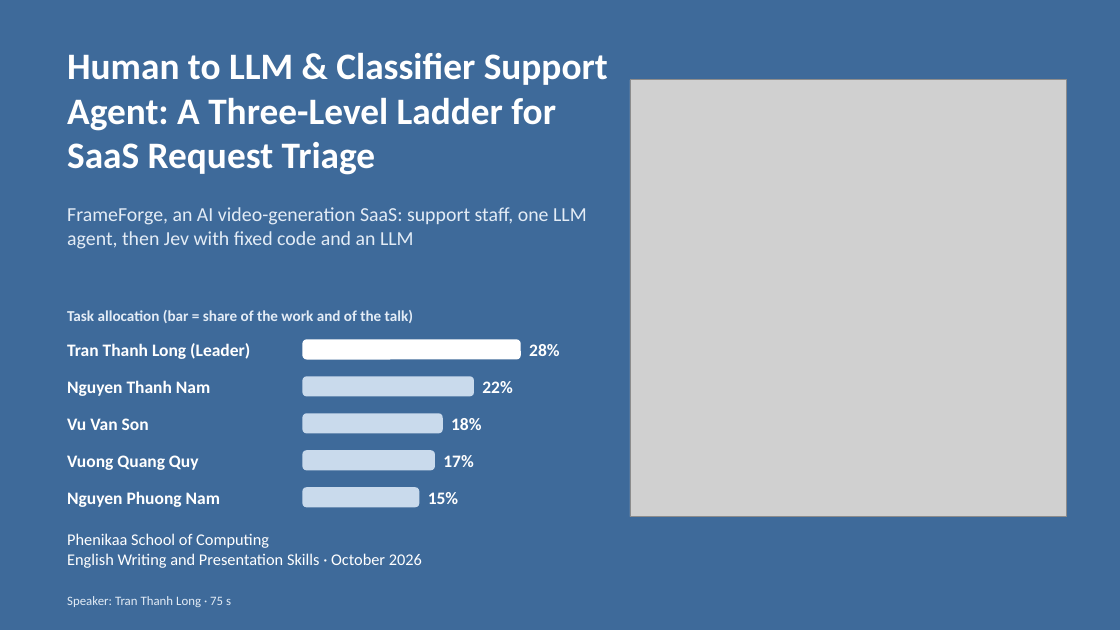
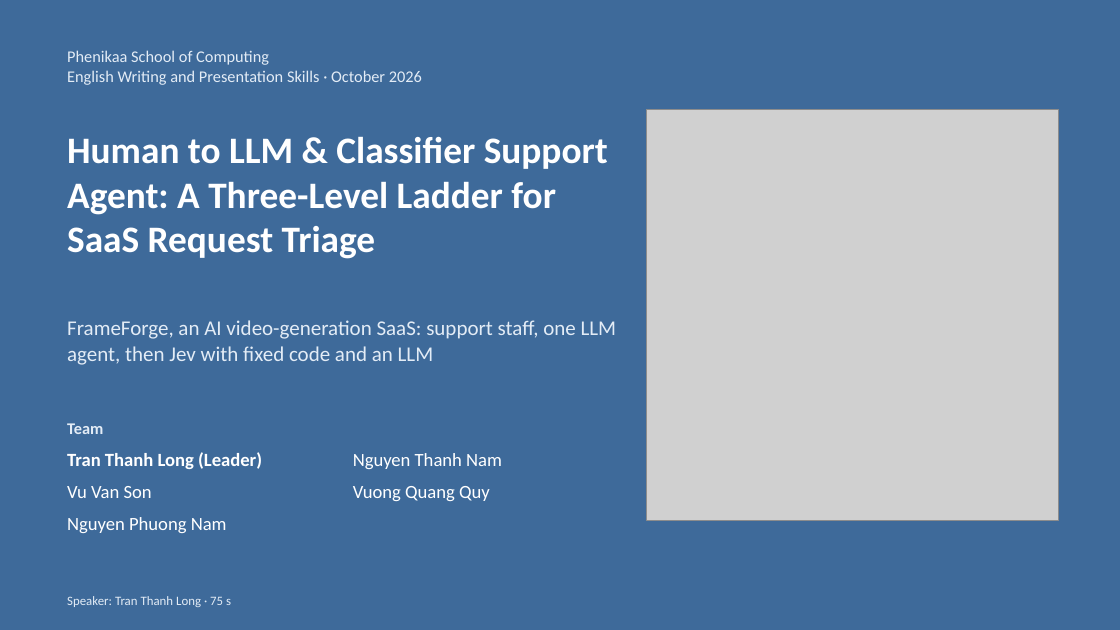
Before and after one commit to neilonthesky/english-presentation, a slide deck: slide 1 of slides/deck.pptx. Drawn at 1120x630 pixels with LibreOffice and Linux fonts; fonts in the diff are those of the drawing; grey boxes stand for pictures. Boxes give left, top, right and bottom in pixels: in the first picture for what was removed or moved away, otherwise in the second. Text is boxed around its words. In the diff, an @@ line names an element or a change of style, - is before the commit and + after.

Commit message:
Update image dimensions and restructure title slide in presentation; modify scenario labels for clarity

```diff
--- a/slides/deck.pptx
+++ b/slides/deck.pptx
@@ text "Phenikaa School of Computing": place and size @@
-text "Phenikaa School of Computing" at [67, 533, 422, 568]
+text "Phenikaa School of Computing" at [67, 50, 422, 85]
@@ text "Phenikaa School of Computing" at [67, 50, 422, 85]: text colour #FFFFFF to #E3ECF6 @@
@@ picture: place and size @@
-picture at [630, 80, 1067, 517]
+picture at [647, 109, 1059, 521]
@@ text "Human to LLM & Classifier ...": place and size @@
-text "Human to LLM & Classifier ..." at [67, 53, 608, 175]
+text "Human to LLM & Classifier ..." at [67, 137, 608, 259]
@@ text "FrameForge, an AI video-generation SaaS: ...": place and size @@
-text "FrameForge, an AI video-generation SaaS: ..." at [67, 207, 587, 249]
+text "FrameForge, an AI video-generation SaaS: ..." at [67, 320, 617, 365]
@@ text "FrameForge, an AI video-generation SaaS: ..." at [67, 320, 617, 365]: size 17 to 18 pt @@
@@ text removed at [67, 310, 413, 323] @@
-Task allocation (bar = share of the work and of the talk)
@@ rounded rectangle removed at [302, 339, 521, 360] @@
@@ text removed at [529, 344, 559, 356] @@
-28%
@@ rounded rectangle removed at [302, 376, 474, 397] @@
@@ text removed at [482, 381, 512, 393] @@
-22%
@@ rounded rectangle removed at [302, 413, 443, 434] @@
@@ text removed at [451, 418, 481, 430] @@
-18%
@@ text "Tran Thanh Long (Leader)": place and size @@
-text "Tran Thanh Long (Leader)" at [67, 343, 250, 359]
+text "Tran Thanh Long (Leader)" at [67, 452, 262, 469]
@@ text "Tran Thanh Long (Leader)" at [67, 452, 262, 469]: size 15 to 16 pt @@
@@ text added at [67, 423, 103, 434], 14 pt, text #E3ECF6, bold @@
+Team
@@ text "Nguyen Thanh Nam": place and size @@
-text "Nguyen Thanh Nam" at [67, 380, 210, 396]
+text "Nguyen Thanh Nam" at [353, 453, 502, 469]
@@ text "Vu Van Son": place and size @@
-text "Vu Van Son" at [67, 418, 149, 430]
+text "Vu Van Son" at [67, 486, 152, 498]
@@ rounded rectangle removed at [302, 450, 435, 471] @@
@@ size 15 to 16 pt, bold off in 4 elements at [67, 517, 227, 533], [67, 486, 152, 498], [353, 453, 502, 469], [353, 486, 490, 501] @@
@@ text "Vuong Quang Quy": place and size @@
-text "Vuong Quang Quy" at [67, 455, 199, 470]
+text "Vuong Quang Quy" at [353, 486, 490, 501]
@@ text removed at [443, 455, 473, 467] @@
-17%
@@ text "Nguyen Phuong Nam": place and size @@
-text "Nguyen Phuong Nam" at [67, 491, 220, 507]
+text "Nguyen Phuong Nam" at [67, 517, 227, 533]
@@ rounded rectangle removed at [302, 487, 419, 507] @@
@@ text removed at [428, 492, 458, 504] @@
-15%
```
Also in this commit, not shown: 3 other files.
